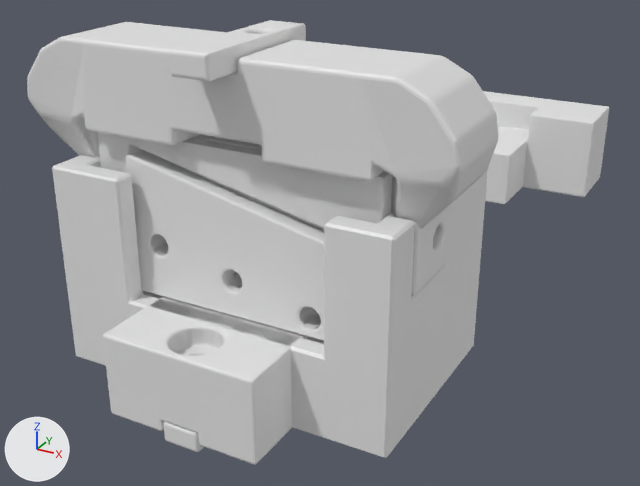
A saved change to the Blender file hw/finger-remover.blend.
Camera for both pictures: a camera (50 mm lens) standing at (36.0, 73.7, 68.1) and looking at (-38.0, 208.2, 0.9). Lighting does not change. The marker at lower left points along +X, +Y and +Z.
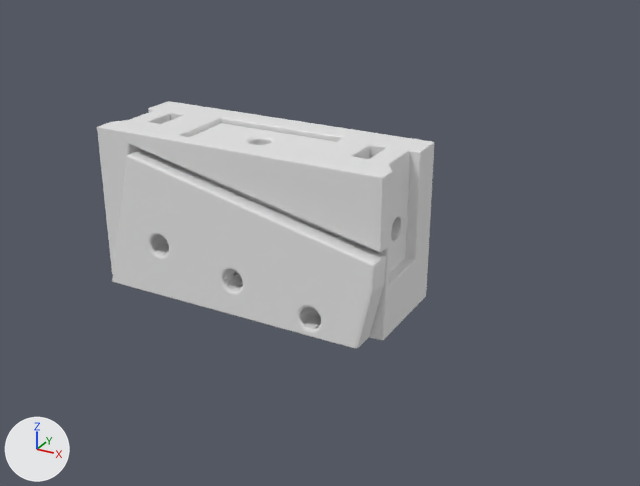
ob_nut_002 is not drawn itself; it is used by a modifier of ob_cube_001.

What differs and where, as boxes [x1, y1, x2, y2] in the pictures (640 x 486 px):
'Cube.021', hidden: before [27, 22, 498, 229]
'Cube.031', hidden: before [52, 155, 488, 458]
'Cube.007', reshaped: before [125, 150, 324, 341]; after [112, 150, 386, 349]
'Cube.032', hidden: before [103, 296, 321, 465]
'Cube.035', hidden: before [483, 91, 609, 197]
'Cube.024', hidden: before [169, 20, 306, 81]
'Cube.017', hidden: before [90, 131, 449, 295]
'Cube.012', reshaped: before [193, 134, 262, 150]; after [191, 123, 335, 158]
'Cube.036', hidden: before [485, 136, 527, 204]
'Cube.033', hidden: before [164, 421, 204, 452]

Patch to the scene script:
```diff
--- a/hw/finger-remover.blend.py
+++ b/hw/finger-remover.blend.py
@@ ob_nut_002 @@
 ob_nut_002.matrix_parent_inverse = Matrix(((-0.979, 0.0, 0.206, -18.65), (-0.206, 0.0, -0.979, 5.631), (0.0, -0.0647, 0.0, 11.45), (0.0, 0.0, 0.0, 1.0)))
-ob_nut_002.location = (-17.1, 203.6, 9.345)
+ob_nut_002.location = (-17.1, 202.8, 9.345)
 ob_nut_002.rotation_euler = (1.571, 0.0, 0.0)  # degrees (90, 0, 0)
@@ ob_cube_017 @@
 _m = ob_cube_017.modifiers.new('Mirror', 'MIRROR')
 _m.mirror_object = ob_cube_001
+ob_cube_017.hide_set(True)  # its collection is switched off
@@ ob_cube_021 @@
 _m = ob_cube_021.modifiers.new('Bevel', 'BEVEL')
 _m.use_clamp_overlap = False
+ob_cube_021.hide_set(True)  # its collection is switched off
@@ ob_cube_024 @@
 _m = ob_cube_024.modifiers.new('Boolean.002', 'BOOLEAN')
 _m.object = ob_locks_001
+ob_cube_024.hide_set(True)  # its collection is switched off
@@ ob_cube_031 @@
 _m = ob_cube_031.modifiers.new('Boolean.004', 'BOOLEAN')
 _m.object = ob_locks_001
+ob_cube_031.hide_set(True)  # its collection is switched off
@@ ob_cube_032 @@
 _m = ob_cube_032.modifiers.new('Boolean.002', 'BOOLEAN')
 _m.object = ob_locks_001
+ob_cube_032.hide_set(True)  # its collection is switched off
@@ ob_cube_033 @@
 _m = ob_cube_033.modifiers.new('Boolean.002', 'BOOLEAN')
 _m.object = ob_locks_001
+ob_cube_033.hide_set(True)  # its collection is switched off
@@ ob_cube_035 @@
 _m = ob_cube_035.modifiers.new('Bevel', 'BEVEL')
 _m.use_clamp_overlap = False
+ob_cube_035.hide_set(True)  # its collection is switched off
@@ ob_cube_036 @@
 _m = ob_cube_036.modifiers.new('Bevel', 'BEVEL')
 _m.use_clamp_overlap = False
+ob_cube_036.hide_set(True)  # its collection is switched off
```
